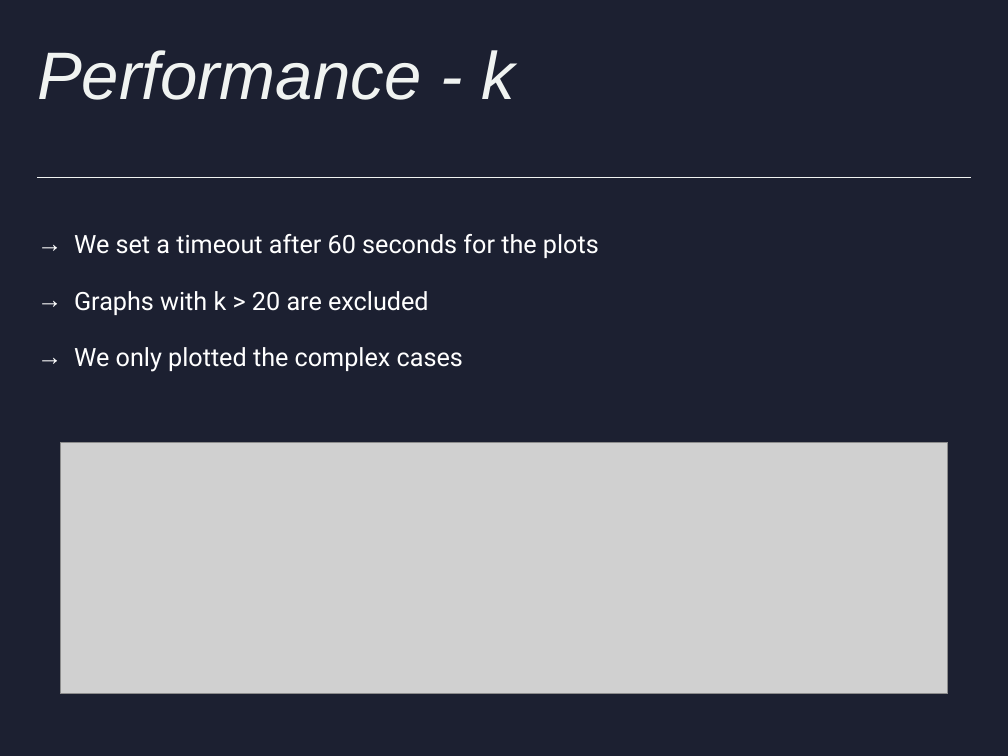
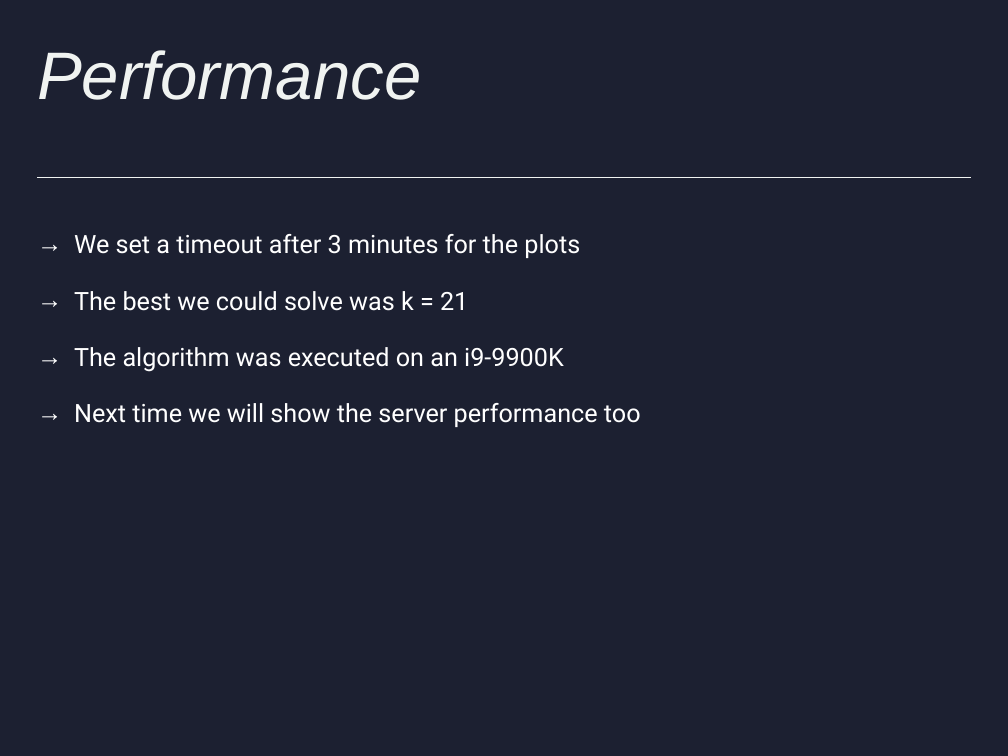
Before and after one commit to HenriDickel/DFVS-Solver, a slide deck: slide 46 of DFVS_Solver/out/production/DFVS_Solver/presentations/Präsentation.pptx. Drawn at 1008x756 pixels with LibreOffice and Linux fonts; fonts in the diff are those of the drawing; grey boxes stand for pictures. Boxes give left, top, right and bottom in pixels: in the first picture for what was removed or moved away, otherwise in the second. Text is boxed around its words. In the diff, an @@ line names an element or a change of style, - is before the commit and + after.

Commit message:
Updated plots and finished presentation slides

```diff
--- a/DFVS_Solver/out/production/DFVS_Solver/presentations/Präsentation.pptx
+++ b/DFVS_Solver/out/production/DFVS_Solver/presentations/Präsentation.pptx
@@ title at [37,50,421,100]: text changed @@
-Performance - k
+Performance
@@ text at [74,234,641,427]: text changed @@
-→ We set a timeout after 60 seconds for the plots
-→ Graphs with k > 20 are excluded
-→ We only plotted the complex cases
+→ We set a timeout after 3 minutes for the plots
+→ The best we could solve was k = 21
+→ The algorithm was executed on an i9-9900K
+→ Next time we will show the server performance too
@@ picture removed at [60,443,949,694] @@
```
Also in this commit, not shown: 13 other slides changed, 4 slides added, 5 slides removed, 49 other files.
